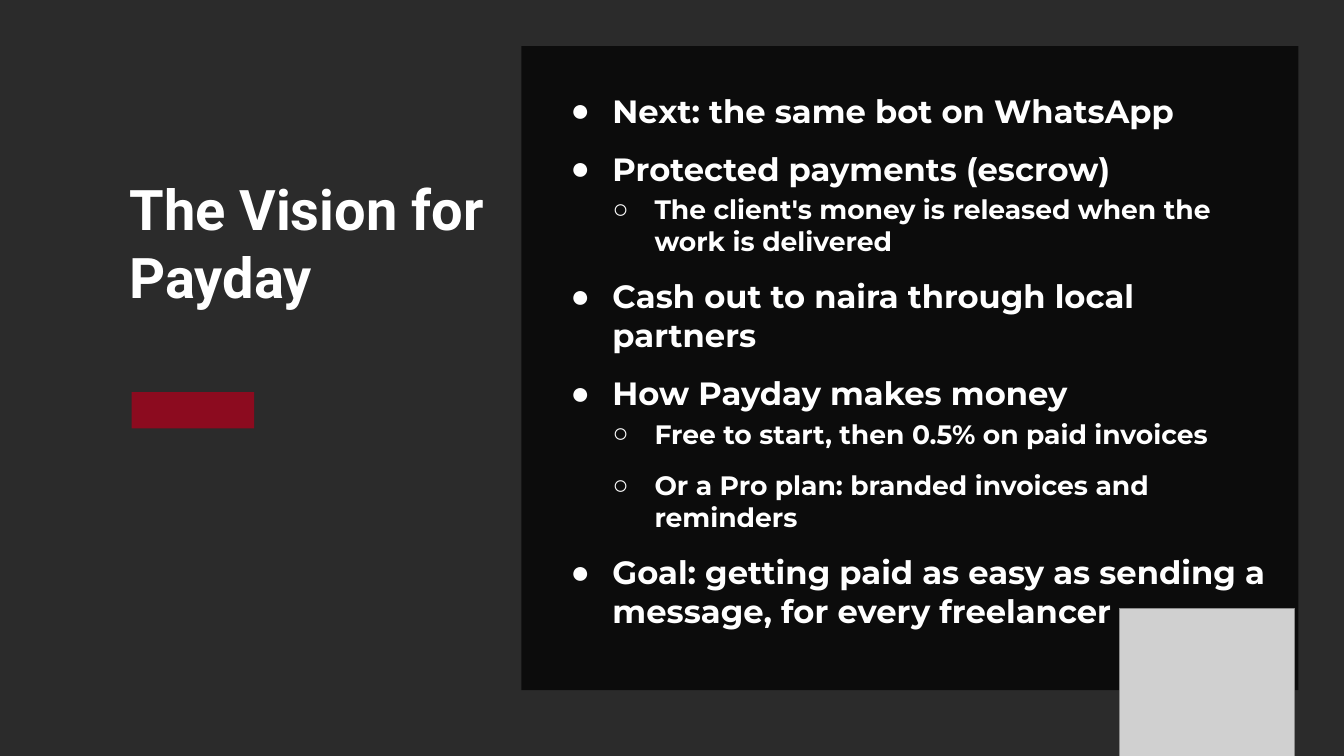
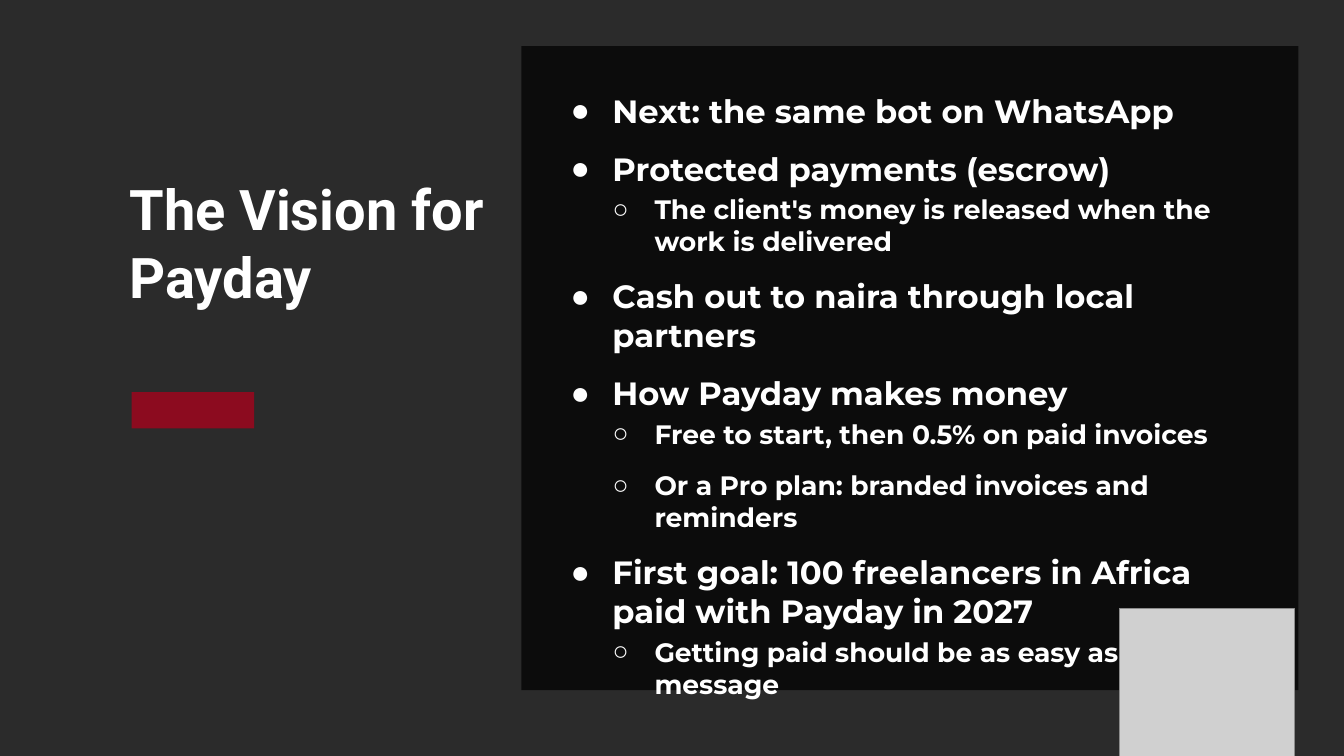
Before and after one commit to Finney06/payday, a slide deck: slide 6 of public/slides/Payday-BCH-BLAZE-2026.pptx. Drawn at 1344x756 pixels with LibreOffice and Linux fonts; fonts in the diff are those of the drawing; grey boxes stand for pictures; background and template pictures are left out; a plain dark background stands for a picture behind light text. Boxes give left, top, right and bottom in pixels: in the first picture for what was removed or moved away, otherwise in the second. Text is boxed around its words. In the diff, an @@ line names an element or a change of style, - is before the commit and + after.

Commit message:
Slides: any-wallet QR, Selene, PDF and receipts, mainnet proofs, first goal

```diff
--- a/public/slides/Payday-BCH-BLAZE-2026.pptx
+++ b/public/slides/Payday-BCH-BLAZE-2026.pptx
@@ text at (612,558,1192,668): text changed @@
-● Goal: getting paid as easy as sending a message, for every freelancer
+● First goal: 100 freelancers in Africa paid with Payday in 2027
+  ○ Getting paid should be as easy as sending a message
```
Also in this commit, not shown: 2 other slides changed, 1 other file.
